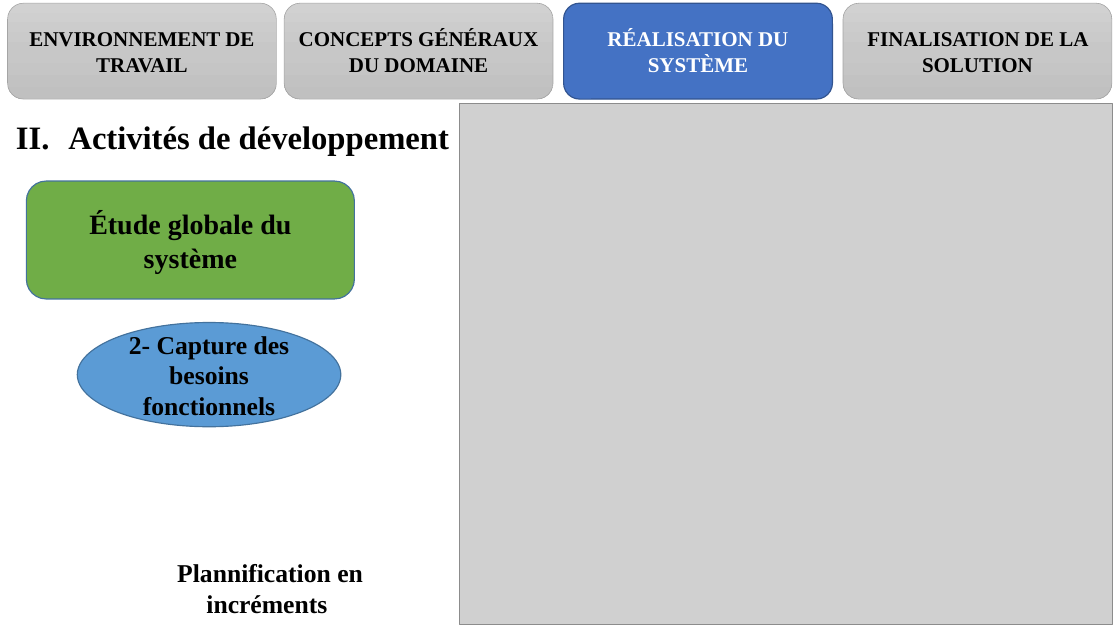
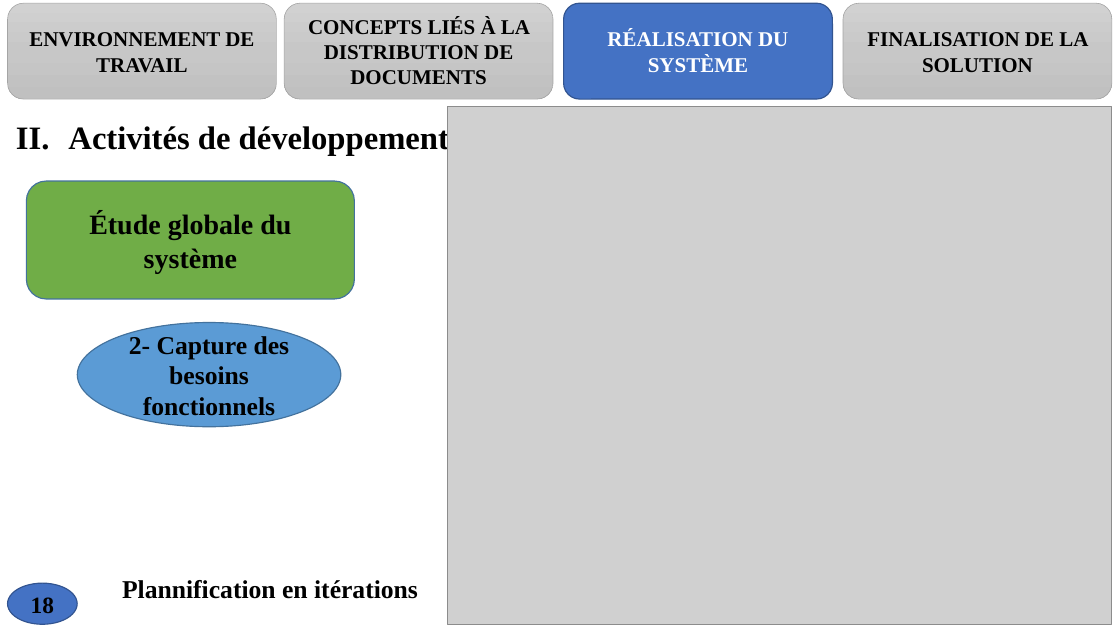
Before and after one commit to melaken/distdocs, a slide deck: slide 18 of Documents/theme/diapo.pptx (slide 17 before the commit). Drawn at 1120x630 pixels with LibreOffice and Linux fonts; fonts in the diff are those of the drawing; grey boxes stand for pictures. Boxes give left, top, right and bottom in pixels: in the first picture for what was removed or moved away, otherwise in the second. Text is boxed around its words. In the diff, an @@ line names an element or a change of style, - is before the commit and + after.

```diff
--- a/Documents/theme/diapo.pptx
+++ b/Documents/theme/diapo.pptx
@@ text in rounded rectangle at [308,18,530,84]: text changed @@
-CONCEPTS GÉNÉRAUX DU DOMAINE
+CONCEPTS LIÉS À LA DISTRIBUTION DE DOCUMENTS
@@ picture: place and size @@
-picture at [460,103,1112,624]
+picture at [448,107,1112,624]
@@ page number added at [8,583,77,624], fill #4472C4, outline #325491 1 pt, 20 pt, text #000000, bold @@
+18
@@ text at [122,580,418,599]: text changed @@
-Plannification en incréments
+Plannification en itérations
```
Also in this commit, not shown: 28 other slides changed, 2 slides added, 26 other files.
